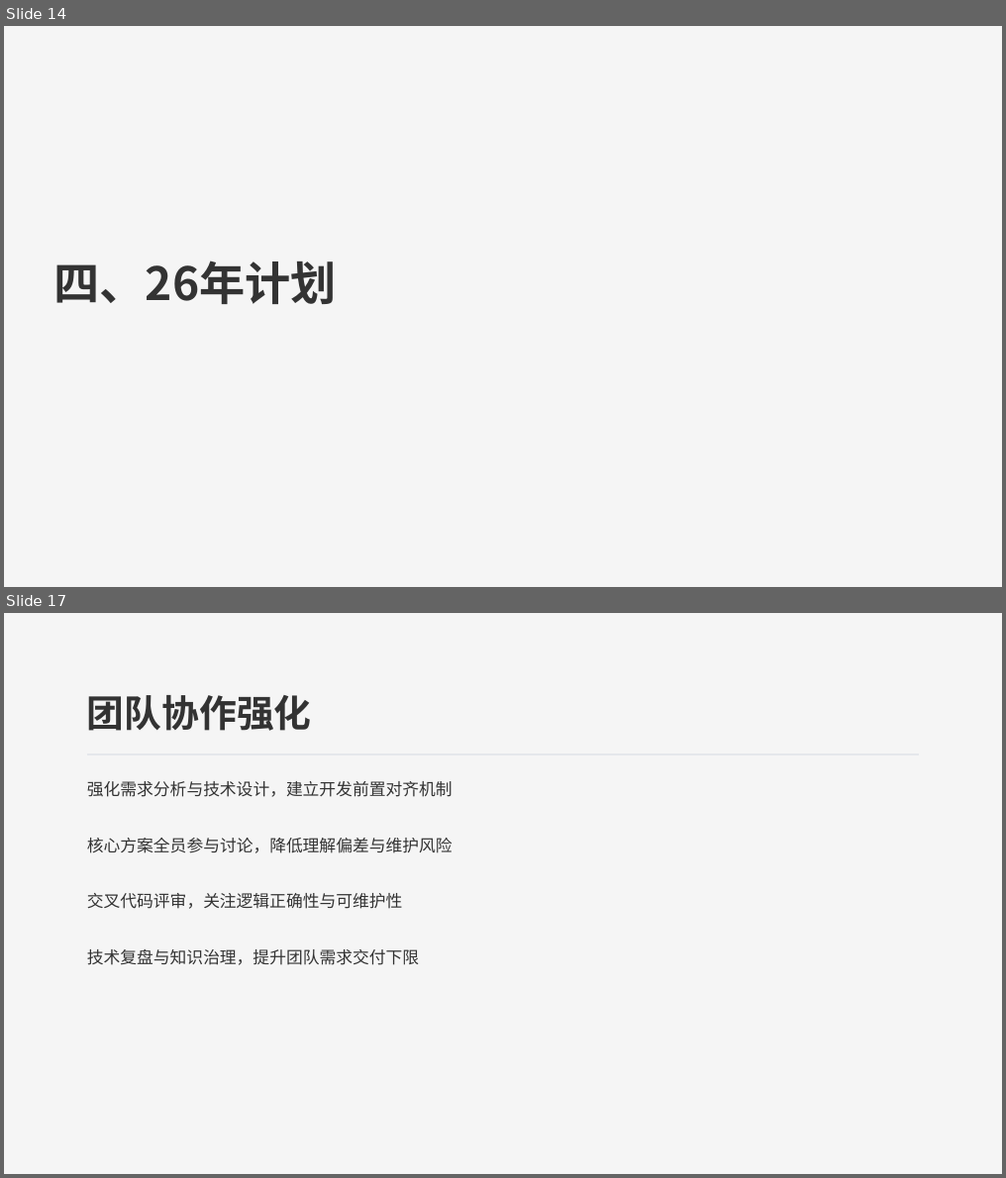
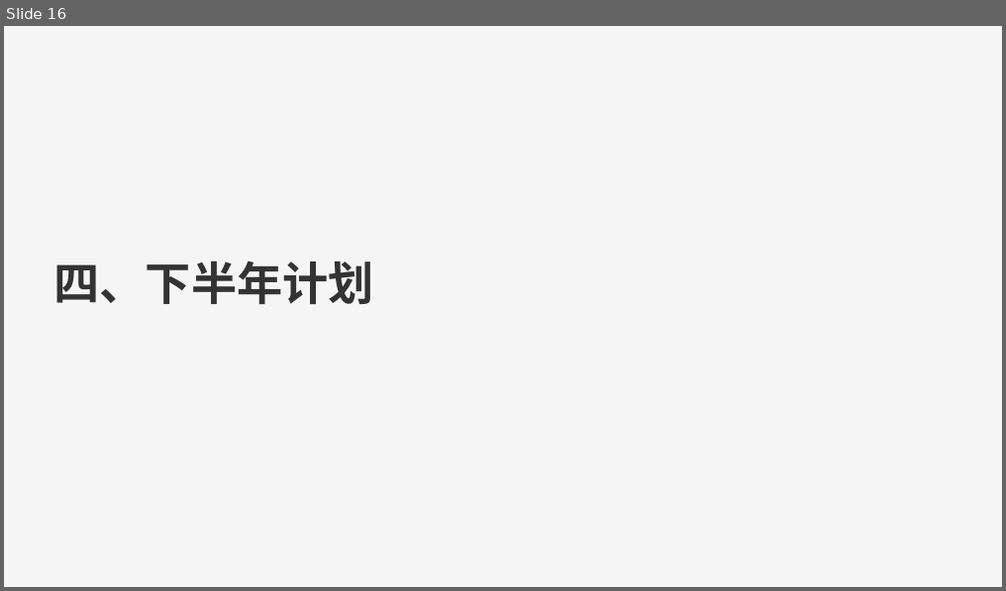
Before and after one commit to 543229143/ai_study, a slide deck: 26/2026年中汇报-研发部-账务组-赵鑫.pptx. Shown one above the other, each under a label of ours: slides 14 and 17 before the commit, slide 16 after it; the slides between them are not shown. The pictures are 1006x1178 and 1006x591 pixels, drawn with LibreOffice and Linux fonts; fonts in the diff are those of the drawing. Boxes give left, top, right and bottom in pixels: in the first picture for what was removed or moved away, otherwise in the second. Text is boxed around its words. In the diff, an @@ line names an element or a change of style, - is before the commit and + after.

```diff
--- a/26/2026年中汇报-研发部-账务组-赵鑫.pptx
+++ b/26/2026年中汇报-研发部-账务组-赵鑫.pptx
@@ slide 17 removed at bbox=[4, 613, 1002, 1174], background #F5F5F5 @@
@@ text removed at bbox=[87, 695, 312, 731] @@
-团队协作强化
@@ line removed from (87, 755) to (919, 755) @@
@@ text removed at bbox=[87, 781, 452, 797] @@
-强化需求分析与技术设计，建立开发前置对齐机制
@@ text removed at bbox=[87, 838, 452, 854] @@
-核心方案全员参与讨论，降低理解偏差与维护风险
@@ text removed at bbox=[87, 893, 402, 909] @@
-交叉代码评审，关注逻辑正确性与可维护性
@@ text removed at bbox=[87, 950, 419, 965] @@
-技术复盘与知识治理，提升团队需求交付下限
@@ what was slide 14 is now slide 16 @@
@@ slide 16 changed as well @@
@@ text at bbox=[54, 261, 373, 304]: text changed @@
-四、26年计划
+四、下半年计划
```
Also in this commit, not shown: 6 other slides changed, 13 slides added, 10 other slides removed, 5 other files.
